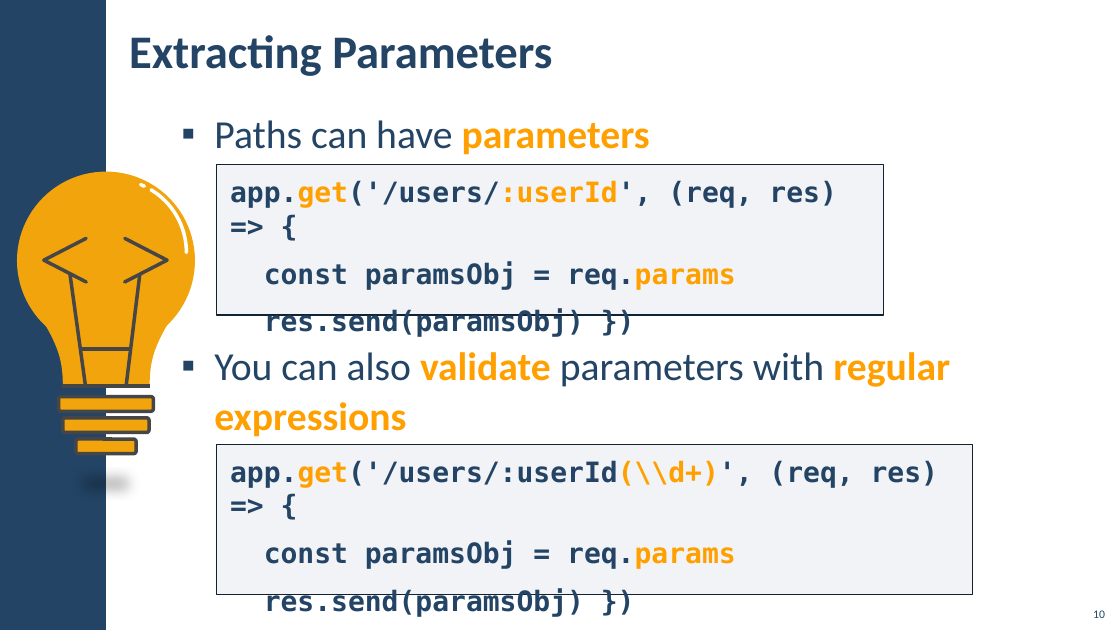
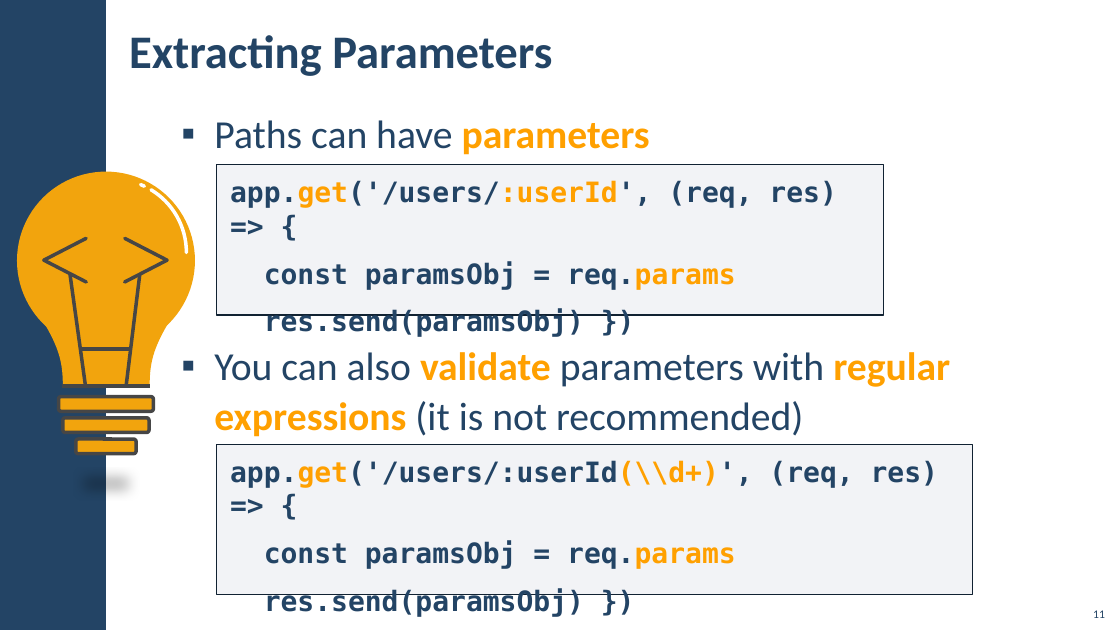
Before and after one commit to ErayErol/Software-University-Courses, a slide deck: slide 11 of 2021.09 - [ JS Back End ]/03 - [ ExpressJS and Templating ]/00 - [ Resources ]/Presentation.pptx (slide 10 before the commit). Drawn at 1120x630 pixels with LibreOffice and Linux fonts; fonts in the diff are those of the drawing; background and template pictures are left out. Boxes give left, top, right and bottom in pixels: in the first picture for what was removed or moved away, otherwise in the second. Text is boxed around its words. In the diff, an @@ line names an element or a change of style, - is before the commit and + after.

```diff
--- a/2021.09 - [ JS Back End ]/03 - [ ExpressJS and Templating ]/00 - [ Resources ]/Presentation.pptx
+++ b/2021.09 - [ JS Back End ]/03 - [ ExpressJS and Templating ]/00 - [ Resources ]/Presentation.pptx
@@ text at <box>214,352,950,437</box>: text changed; text colour #FFA000 to #234465; bold off @@
-▪ You can also validate parameters with regular
-  expressions
+▪ You can also validate parameters with regular
+  expressions (it is not recommended)
@@ page number at <box>1093,610,1105,618</box>: text changed @@
-10
+11
```
Also in this commit, not shown: 13 other slides changed, 4 slides added, 5 other files.
